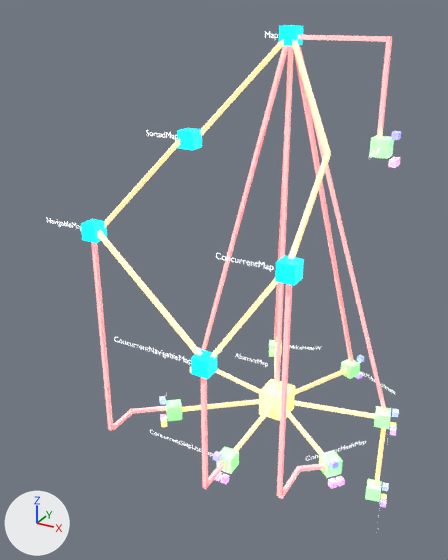
The glTF model src/assets/MapHierarchy.glb: old version first, new version second.
Both versions are drawn from a 50 mm camera at (108.0, -230.0, 156.0) aimed at (-20.0, 3.0, 39.0). Every picture has the same lights, and +X, +Y and +Z are marked at lower left. Where no turn or scale is listed for an object, it has been applied to the vertices.
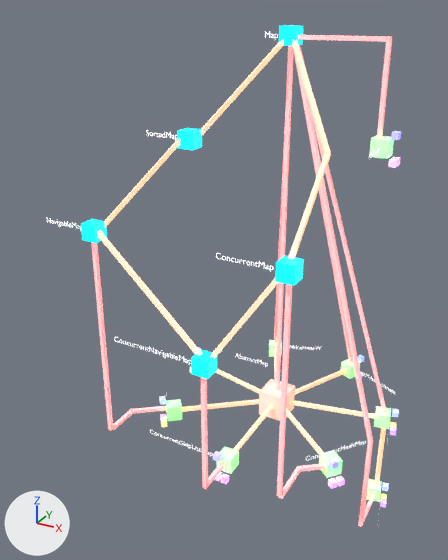
Diff of the bpy script that builds the scene:
```diff
--- a/src/assets/MapHierarchy.glb.py
+++ b/src/assets/MapHierarchy.glb.py
@@ mat_extends @@
 mat_extends.roughness = 1.0
-mat_extends.emission_color = (1.0, 0.505, 0.0)  # yellow #ffbc00
+mat_extends.emission_color = (1.0, 0.303, 0.0)  # orange #ff9600
 mat_extends.emission_strength = 1.0
@@ mat_abstractclass @@
 mat_abstractclass.roughness = 1.0
-mat_abstractclass.emission_color = (1.0, 1.0, 0.0)  # yellow #ffff00
+mat_abstractclass.emission_color = (1.0, 0.132, 0.0282)  # orange #ff662f
 mat_abstractclass.emission_strength = 1.0
@@ me_cube_243 @@
+me_cube_243.from_pydata([(-0.9, 11.1, -0.9), (-0.9, -11.1, -0.9), (-0.9, 11.1, 0.9), (-0.9, -11.1, 0.9), (0.9, 11.1, -0.9), (0.9, -11.1, -0.9), (0.9, 11.1, 0.9), (0.9, -11.1, 0.9)], [], [(0, 1, 3), (0, 3, 2), (2, 3, 7), (2, 7, 6), (6, 7, 5), (6, 5, 4), (4, 5, 1), (4, 1, 0), (7, 3, 1), (7, 1, 5)])
+me_cube_243.materials.append(mat_implements)  # white #ffffff
@@ me_cube_242 @@
+me_cube_242.from_pydata([(1.0, 0.7, 25.3), (1.0, 0.7, -25.3), (-0.7, 1.0, 25.3), (-0.7, 1.0, -25.3), (0.7, -1.0, 25.3), (0.7, -1.0, -25.3), (-1.0, -0.7, 25.3), (-1.0, -0.7, -25.3)], [], [(0, 1, 3), (0, 3, 2), (2, 3, 7), (2, 7, 6), (6, 7, 5), (6, 5, 4), (4, 5, 1), (4, 1, 0), (7, 3, 1), (7, 1, 5)])
+me_cube_242.materials.append(mat_implements)  # white #ffffff
@@ me_cube_241 @@
+me_cube_241.from_pydata([(53.0, -13.0, 3.0), (51.0, -12.0, 2.0), (2.0, -1.0, 171.0), (53.0, -11.0, 3.0), (52.0, -11.0, 2.0), (3.0, 0.0, 171.0), (1.0, 1.0, 171.0), (1.0, -1.0, 171.0)], [], [(0, 2, 7), (0, 7, 1), (3, 5, 2), (3, 2, 0), (4, 6, 5), (4, 5, 3), (6, 7, 2), (6, 2, 5), (1, 7, 6), (1, 6, 4)])
+me_cube_241.materials.append(mat_implements)  # white #ffffff
@@ ob_cube_122 @@
-ob_cube_122 = bpy.data.objects.new('Cube.122', me_cube_033)
-ob_cube_122.location = (3.8, 15.4, -27.2)
@@ ob_cube_018 @@
+ob_cube_018 = bpy.data.objects.new('Cube.018', me_cube_243)
+ob_cube_018.location = (55.8, 12.8, -74.0)
@@ ob_cube_017 @@
+ob_cube_017 = bpy.data.objects.new('Cube.017', me_cube_242)
+ob_cube_017.location = (55.9, 2.9, -49.8)
@@ ob_cube_016 @@
+ob_cube_016 = bpy.data.objects.new('Cube.016', me_cube_241)
+ob_cube_016.location = (3.8, 14.5, -27.2)
```

Location of each change, [x1, y1, x2, y2] in pixels of the pictures (448 x 560 px):
'Cube.016', added
    after: [293, 50, 373, 442]
'Cube.122', deleted
    before: [201, 46, 288, 351]
'AbstractMap-Cube.002', recoloured
    both: [259, 379, 295, 421]
'Cube.059', recoloured
    both: [201, 42, 284, 137]
'Cube.061', recoloured
    both: [105, 138, 180, 228]
'Cube.120', recoloured
    both: [215, 283, 274, 356]
'Cube.017', added
    after: [359, 441, 373, 526]
'Cube.135', recoloured
    both: [182, 399, 259, 412]
'Cube.132', recoloured
    both: [375, 428, 386, 479]
'Cube.138', recoloured
    both: [295, 371, 343, 395]
'Cube.018', added
    after: [358, 496, 375, 527]
'Cube.124', unchanged, covered by the edit
    before: [294, 53, 354, 364]
    after: [299, 82, 353, 364]
